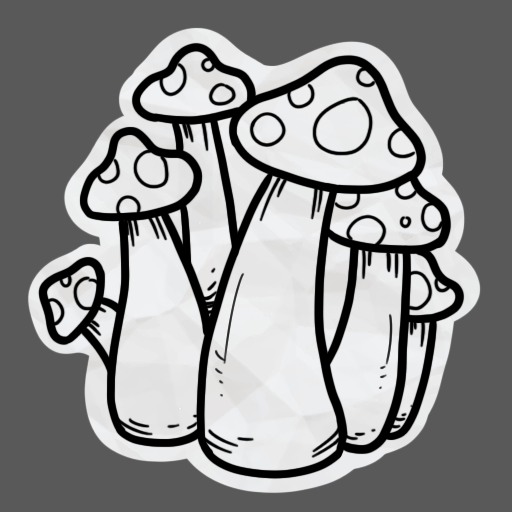
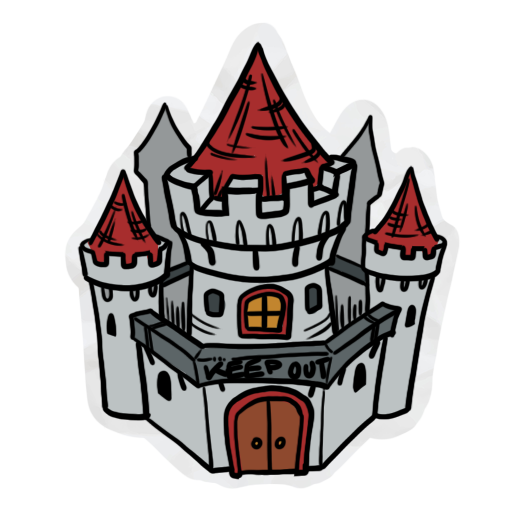
Two versions of the same layered image (512×512). Layer-by-layer changes:
moved "Calque 9" into group "ChampsChampis" over [37, 42, 465, 480]
moved "2259 copie 2" into group "ChampsChampis" over [27, 27, 482, 494]
showed group "Chateau" (5 layers) over [64, 22, 461, 489]
added layer "Calque 11" in group "Chateau" over [77, 41, 448, 480]
added layer "Calque 12" in group "Chateau" over [80, 44, 445, 477]
painted on "2259 copie" over [64, 52, 461, 489]
hid "Calque 8", opacity 65% → 100% over [0, 0, 512, 512]
